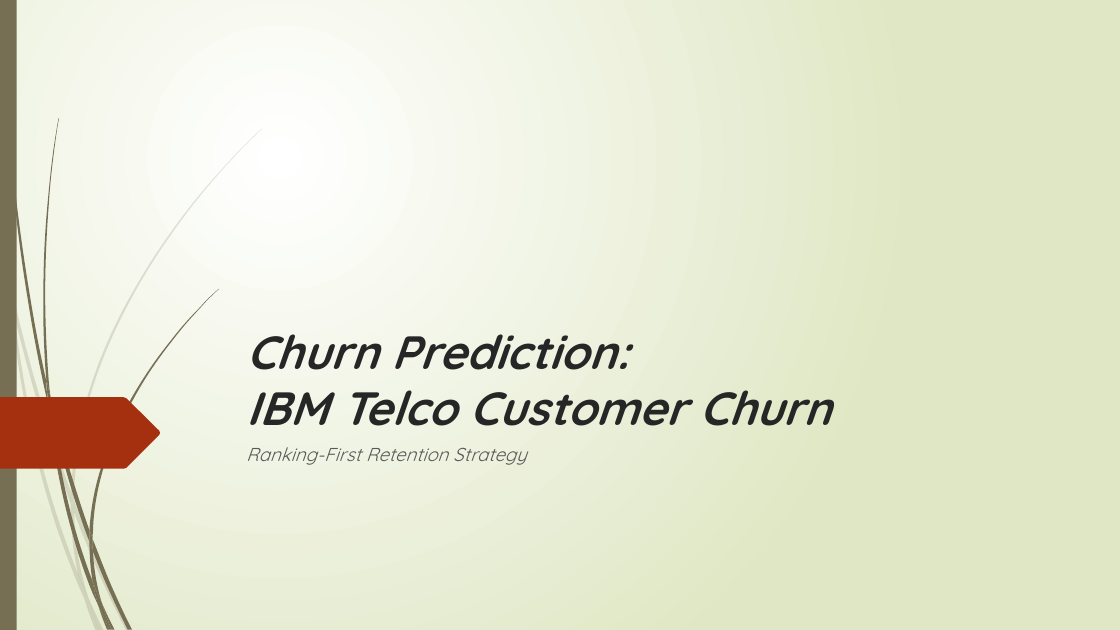
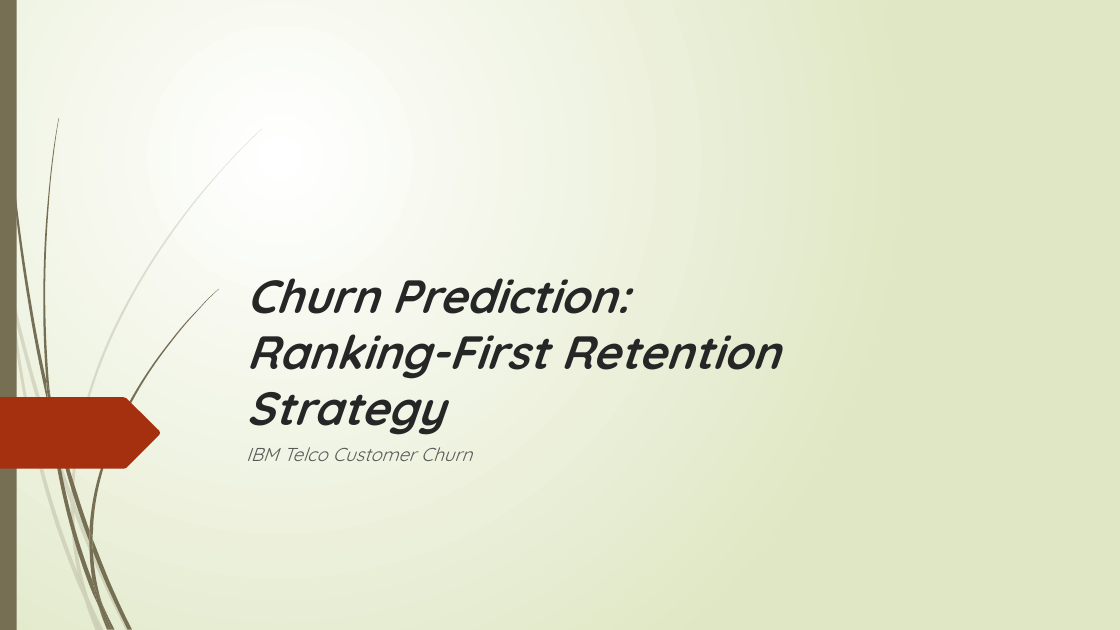
Before and after one commit to Phrey001/ml-casebook, a slide deck: slide 1 of ml-examples/churn_prediction/slides/churn_prediction.pptx. Drawn at 1120x630 pixels with LibreOffice and Linux fonts; fonts in the diff are those of the drawing. Boxes give left, top, right and bottom in pixels: in the first picture for what was removed or moved away, otherwise in the second. Text is boxed around its words. In the diff, an @@ line names an element or a change of style, - is before the commit and + after.

```diff
--- a/ml-examples/churn_prediction/slides/churn_prediction.pptx
+++ b/ml-examples/churn_prediction/slides/churn_prediction.pptx
@@ title at box(246, 278, 779, 435): text changed @@
-Churn Prediction:
-IBM Telco Customer Churn
+Churn Prediction:
+Ranking‑First Retention Strategy
@@ subtitle at box(246, 447, 472, 461): text changed @@
-Ranking‑First Retention Strategy
+IBM Telco Customer Churn
```
Also in this commit, not shown: 4 other files.
